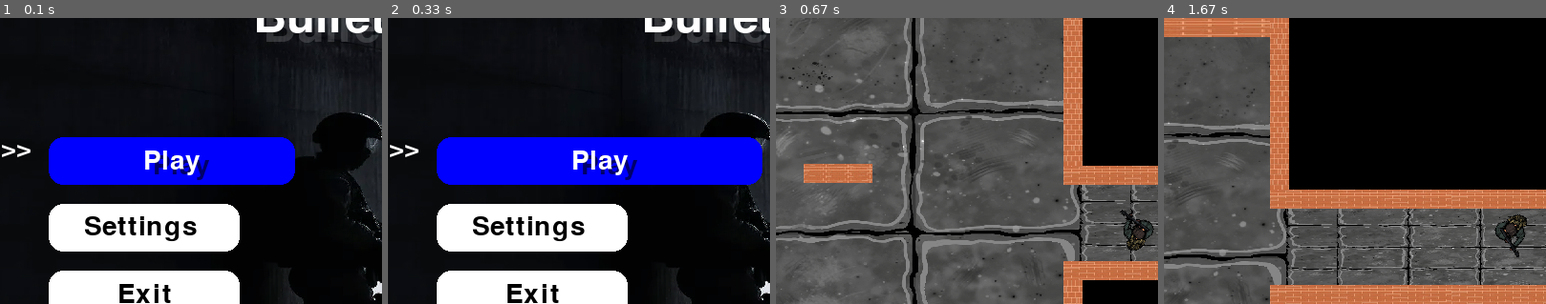
Above: before the commit, frames 1-4 (left to right).
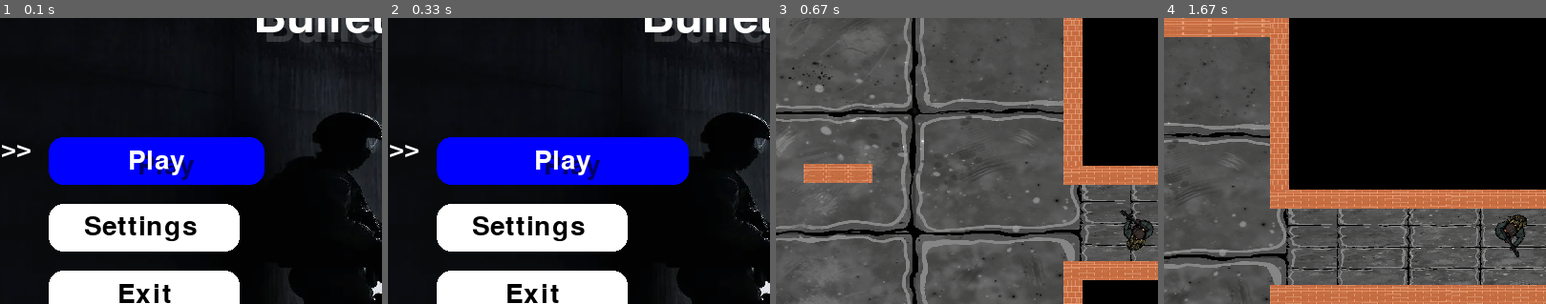
Above: after the commit, the same moments.

Repository: ML642/Pygame-Project
Game: pygame game, started from Maingame.py
Two runs of this game, one before a commit and one after it. Both use one fixed random seed, a clock stepped at 60 frames per second and the inputs below.
Inputs (mouse positions are % of the whole screen's width and height, from its top left):
- Up to frame 1 (0.1 s): no input
- Up to frame 2 (0.33 s): no input
- Up to frame 3 (0.67 s): tap Enter at 0.33 s
- Up to frame 4 (1.67 s): hold Right 0.67-1.13 s; move the mouse to (46, 54) at 0.7 s; hold Up 1.17-1.47 s; move the mouse to (50, 56) at 1.2 s; hold Right from 1.5 s (still down); move the mouse to (60, 72) at 1.53 s
The pictures show only the part of the screen within x 4-54%, y 12-62%; the shares and areas given below are measured in that part.

The runs differ from the first frame. In frame 1, 2.4% of the frame differs, in the area x 34-78%, y 41-59%; in frame 2, 4.7%, in the area x 38-98%, y 41-59%; in frame 3, nothing differs; in frame 4, nothing differs.

Commit message:
updates main menu

Diff:
--- a/Main_Menu.py
+++ b/Main_Menu.py
@@ -58,6 +58,7 @@
             elif event.type == pygame.KEYDOWN:
                 if event.key == pygame.K_ESCAPE:
                     Main_Menu = False
+                    pygame.quit()
 
             keys = pygame.key.get_pressed()
             previous_active = active
--- a/UI_components.py
+++ b/UI_components.py
@@ -32,7 +32,7 @@
         self.original_width = width
         self.original_height = height
 
-        self.hover_width = width + 220
+        self.hover_width = width + 100
         self.hover_height = height
 
 
